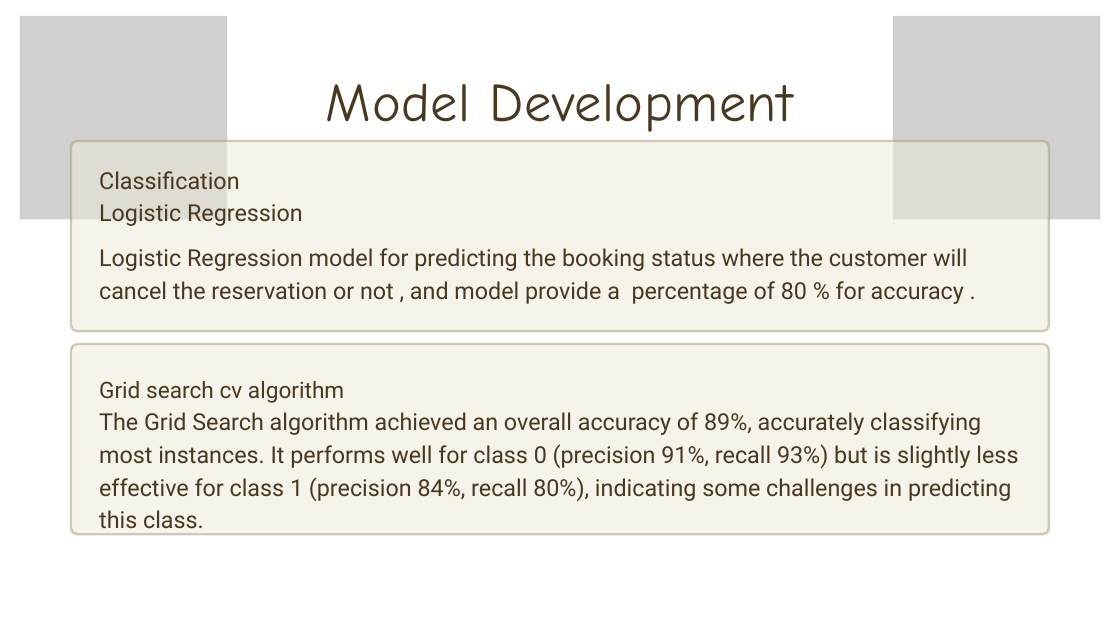
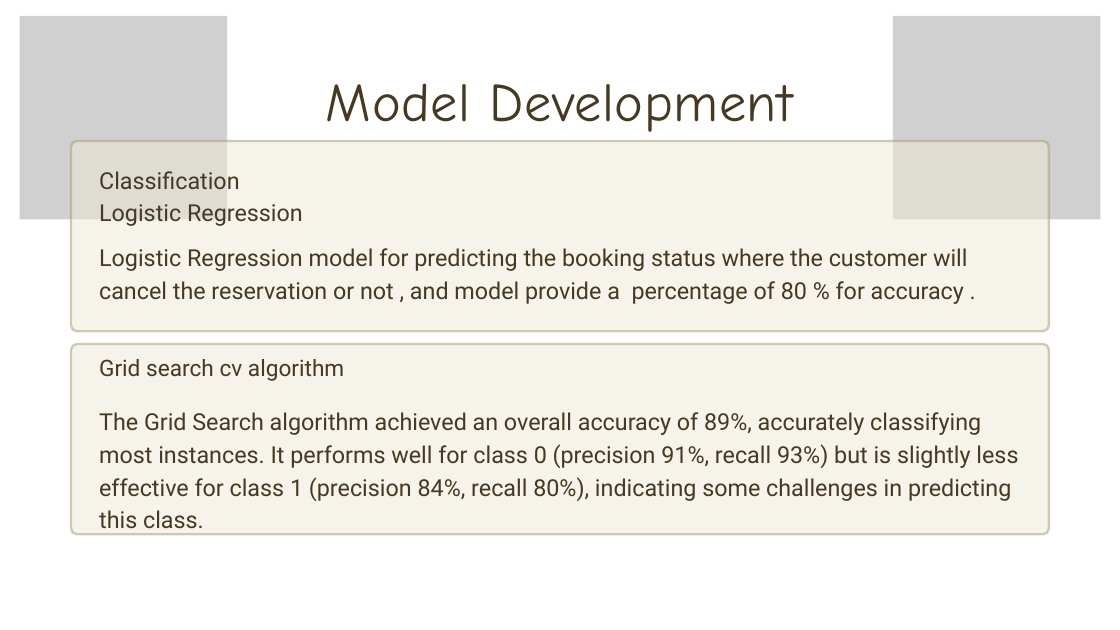
Before and after one commit to mohamed682004/Cellula_Hotel, a slide deck: slide 16 of Cell Hotel Presentation.pptx. Drawn at 1120x630 pixels with LibreOffice and Linux fonts; fonts in the diff are those of the drawing; grey boxes stand for pictures; background and template pictures are left out. Boxes give left, top, right and bottom in pixels: in the first picture for what was removed or moved away, otherwise in the second. Text is boxed around its words. In the diff, an @@ line names an element or a change of style, - is before the commit and + after.

```diff
--- a/Cell Hotel Presentation.pptx
+++ b/Cell Hotel Presentation.pptx
@@ text "Grid search cv algorithm": place and size @@
-text "Grid search cv algorithm" at bbox=[99, 381, 344, 403]
+text "Grid search cv algorithm" at bbox=[99, 359, 344, 381]
```
Also in this commit, not shown: 2 other slides changed.
